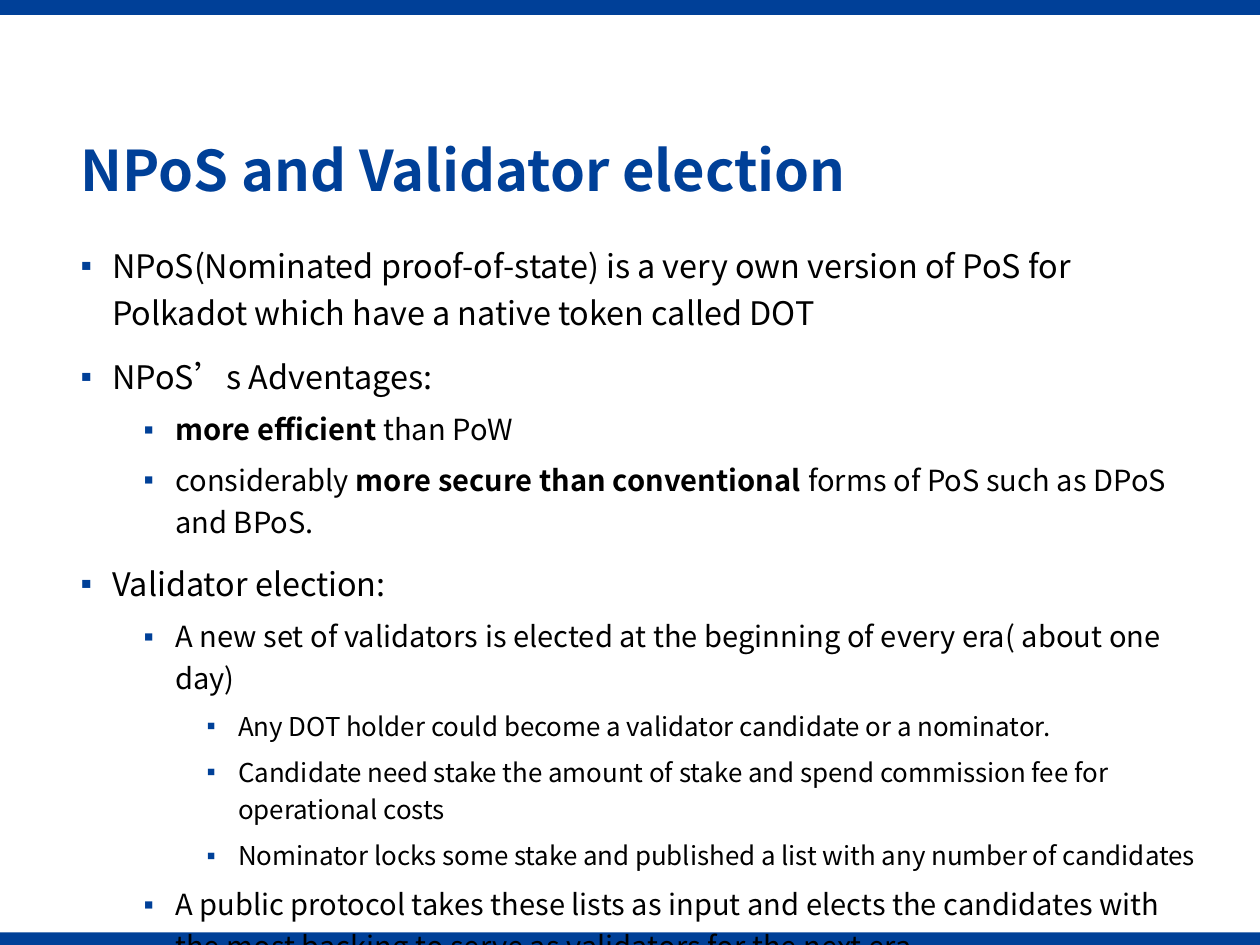
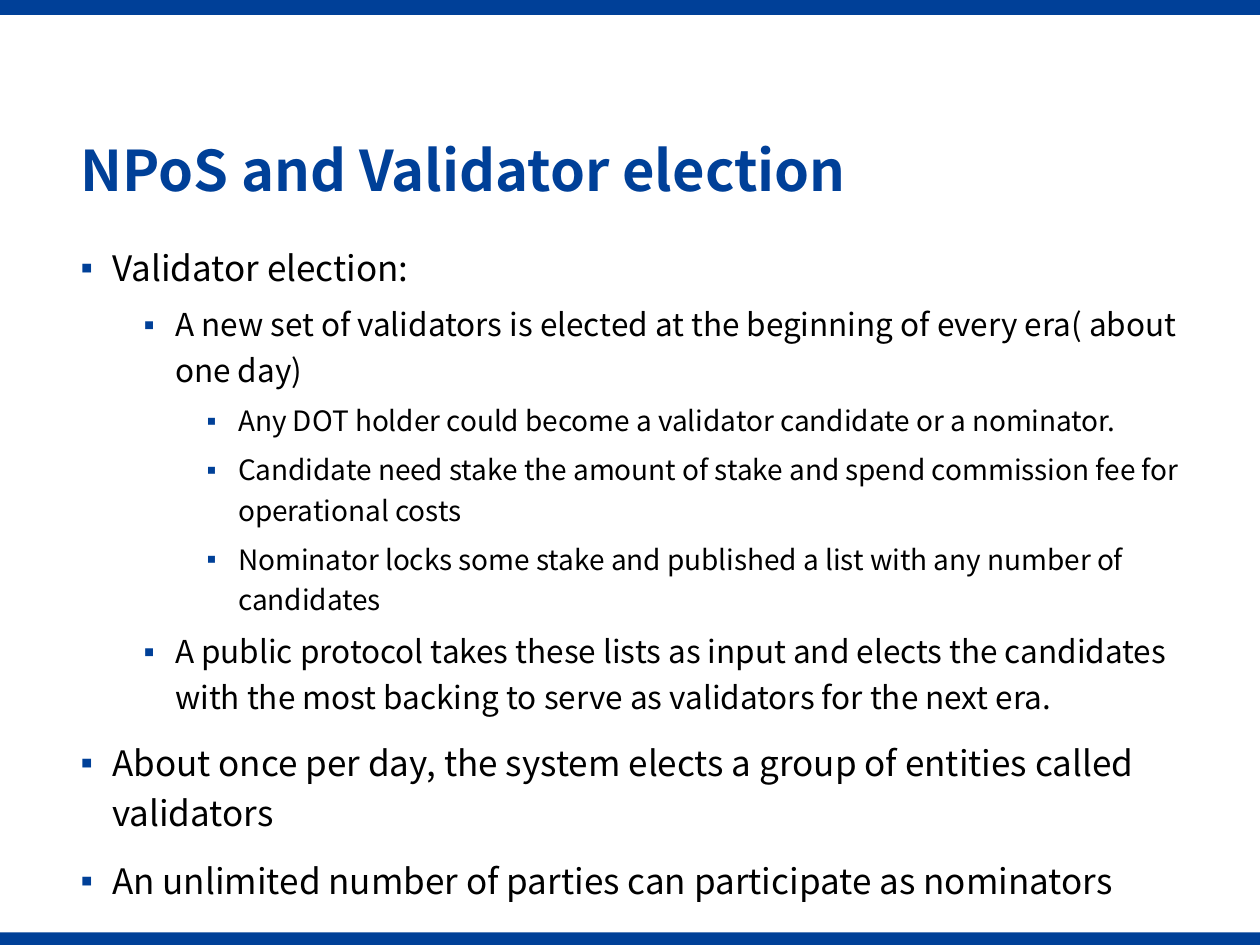
Before and after one commit to Voidkai/Polkadot, a slide deck: slide 6 of PPT/Polkadot-PPT.pptx (slide 4 before the commit). Drawn at 1260x945 pixels with LibreOffice and Linux fonts; fonts in the diff are those of the drawing; background and template pictures are left out. Boxes give left, top, right and bottom in pixels: in the first picture for what was removed or moved away, otherwise in the second. Text is boxed around its words. In the diff, an @@ line names an element or a change of style, - is before the commit and + after.

```diff
--- a/PPT/Polkadot-PPT.pptx
+++ b/PPT/Polkadot-PPT.pptx
@@ text at (112,251,1166,534): paragraphs removed @@
-▪ NPoS(Nominated proof-of-state) is a very own version of PoS for Polkadot which have a native token called DOT
-▪ NPoS’s Adventages:
-  ▪ more efficient than PoW
-  ▪ considerably more secure than conventional forms of PoS such as DPoS and BPoS.
@@ text at (112,253,1179,717): size 18.5 to 20 pt in "Validator election:"; size 16.6 to 18 pt in "A new set of validators is elected ...", "A public protocol takes these lists as ..."; size 14.8 to 16 pt in "Any DOT holder could become a validator ...", "Candidate need stake the amount of stake ...", "Nominator locks some stake and published a ..." @@
@@ text at (112,747,1133,902): paragraphs added @@
+▪ About once per day, the system elects a group of entities called validators
+▪ An unlimited number of parties can participate as nominators
```
Also in this commit, not shown: 1 other slide changed, 4 slides added, 1 other file.
